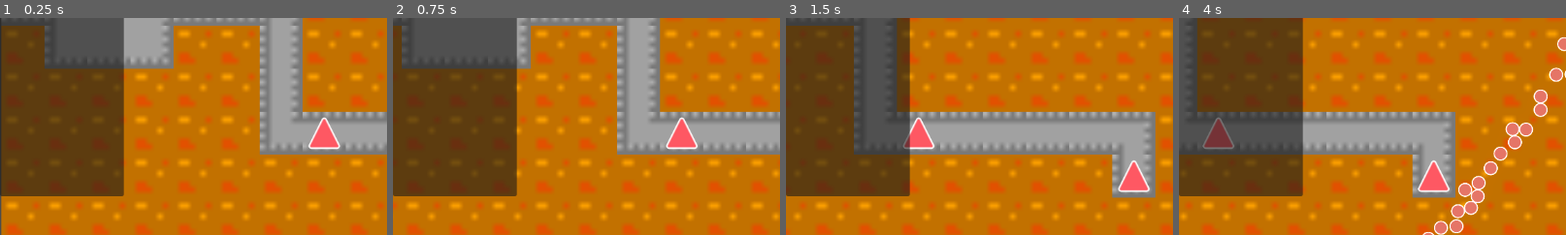
Above: before the commit, frames 1-4 (left to right).
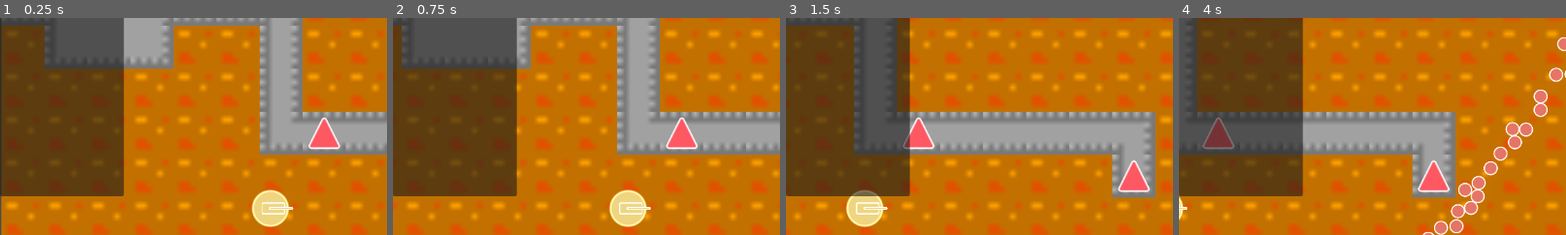
Above: after the commit, the same moments.

Repository: EEEEEEEEthan/BotDefence
Game: Godot game, scene res://Game.tscn
The game is run twice, just before and just after one commit, with the same random seed, the same clock (stepped at 60 frames per second) and the same inputs.
Inputs (mouse positions are % of the whole screen's width and height, from its top left):
- Up to frame 1 (0.25 s): no input
- Up to frame 2 (0.75 s): tap Enter at 0.5 s; move the mouse to (72, 45) at 0.52 s; hold D from 0.53 s (still down); hold Ctrl from 0.53 s (still down); click (72, 45) at 0.67 s
- Up to frame 3 (1.5 s): release D at 1.25 s; release Ctrl at 1.25 s; drag from (30, 55) to (45, 70) at 1.27 s
- Up to frame 4 (4 s): move the mouse to (60, 28) at 2.02 s; hold D 2.03-2.75 s; hold Ctrl 2.03-2.75 s; drag from (45, 70) to (20, 35) at 2.77 s; move the mouse to (80, 65) at 3.52 s; hold A from 3.53 s (still down); hold Ctrl from 3.53 s (still down)
The pictures show only the part of the screen within x 0-50%, y 18-68%; the shares and areas given below are measured in that part.

The runs differ from the first frame. In frame 1, 1.3% of the frame differs, in the area x 64-76%, y 79-97%; in frame 2, 1.3%, in the area x 55-67%, y 79-97%; in frame 3, 1.3%; in frame 4, 0.1%.

Commit message:
新增防御塔索敌逻辑并在场景中实例化
- Tower.gd：每帧用 intersect_shape 在怪物层上找最近目标并打印
- Tower.tscn：挂载脚本并补充表现用子节点
- Game.tscn：加入测试用塔节点

Co-authored-by: Cursor Agent

Diff:
--- a/Game.tscn
+++ b/Game.tscn
@@ -8,6 +8,7 @@
 [ext_resource type="TileSet" uid="uid://ckxnmqnj5tdbk" path="res://TileSet.tres" id="5_r0x5m"]
 [ext_resource type="PackedScene" uid="uid://0u8vi8jcjmxw" path="res://Monsters/Monster.tscn" id="7_joorw"]
 [ext_resource type="PackedScene" uid="uid://diwpq1ndrbb23" path="res://Monsters/MonsterSpawnPoint.tscn" id="9_2vekm"]
+[ext_resource type="PackedScene" uid="uid://d2k8btq1ya4tl" path="res://Tower/Tower.tscn" id="10_tower"]
 
 [sub_resource type="GDScript" id="GDScript_joorw"]
 script/source = "extends Node
@@ -568,6 +569,9 @@
 
 [node name="Monsters" type="Node" parent="." unique_id=851966904]
 
+[node name="Tower" parent="." unique_id=476951935 instance=ExtResource("10_tower")]
+position = Vector2(400, 400)
+
 [node name="Bot" parent="." unique_id=11366525 instance=ExtResource("1_wbfu4")]
 position = Vector2(480, 288)
 bot_id = 1
--- /dev/null
+++ b/Tower/Tower.gd
@@ -0,0 +1,49 @@
+extends Node2D
+
+## 索敌半径（与 `intersect_shape` 的圆形查询一致）
+@export var detection_radius: float = 600.0
+## 单次查询最多返回的碰撞体数量，应不小于场上怪物数量
+@export var max_monster_query_results: int = 128
+
+## 怪物刚体在 `Monster.tscn` 中设为 collision_layer = 2
+const MONSTER_COLLISION_MASK: int = 2
+
+var _circle_shape: CircleShape2D
+var _shape_query: PhysicsShapeQueryParameters2D
+
+
+func _ready() -> void:
+	_circle_shape = CircleShape2D.new()
+	_shape_query = PhysicsShapeQueryParameters2D.new()
+	_shape_query.shape = _circle_shape
+	_shape_query.collision_mask = MONSTER_COLLISION_MASK
+	_shape_query.collide_with_areas = false
+	_shape_query.collide_with_bodies = true
+
+
+func _physics_process(_delta: float) -> void:
+	_circle_shape.radius = detection_radius
+	_shape_query.transform = global_transform
+
+	var direct_space_state: PhysicsDirectSpaceState2D = get_world_2d().direct_space_state
+	var intersection_results: Array = direct_space_state.intersect_shape(_shape_query, max_monster_query_results)
+
+	var tower_position: Vector2 = global_position
+	var closest_monster: CollisionObject2D = null
+	var closest_distance_squared: float = INF
+
+	for intersection_entry in intersection_results:
+		var collider: Variant = intersection_entry.get("collider", null)
+		if collider == null or not collider is CollisionObject2D:
+			continue
+		var collision_object: CollisionObject2D = collider
+		var distance_squared: float = tower_position.distance_squared_to(collision_object.global_position)
+		if distance_squared < closest_distance_squared:
+			closest_distance_squared = distance_squared
+			closest_monster = collision_object
+
+	if closest_monster == null:
+		print("[%s] 索敌范围内无怪物" % name)
+	else:
+		var distance: float = sqrt(closest_distance_squared)
+		print("[%s] 最近怪物: %s 距离: %.1f" % [name, closest_monster.name, distance])
--- a/Tower/Tower.tscn
+++ b/Tower/Tower.tscn
@@ -1,6 +1,35 @@
 [gd_scene format=3 uid="uid://d2k8btq1ya4tl"]
 
-[ext_resource type="Script" path="res://Tower/Tower.gd" id="1_tower_gd"]
+[ext_resource type="Script" uid="uid://gtfam8eiglwr" path="res://Tower/Tower.gd" id="1_tower_gd"]
+[ext_resource type="PackedScene" uid="uid://bo82gudpd2mwx" path="res://Geometry/Circle.tscn" id="2_q2uad"]
+[ext_resource type="PackedScene" uid="uid://lcdseu4ji0j5" path="res://Geometry/RoundedRect.tscn" id="3_pxrlm"]
 
 [node name="Tower" type="Node2D" unique_id=476951934]
 script = ExtResource("1_tower_gd")
+
+[node name="Sprite2D" parent="." unique_id=704267330 instance=ExtResource("2_q2uad")]
+instance_shader_parameters/fill_color = Color(0.942539, 0.83772254, 0.50662106, 1)
+instance_shader_parameters/outline_width = 0.019
+scale = Vector2(58, 58)
+fill_color = Color(0.942539, 0.83772254, 0.50662106, 1)
+outline_width = 0.019
+
+[node name="RoundedRect9Slice2" parent="." unique_id=2143062605 instance=ExtResource("3_pxrlm")]
+instance_shader_parameters/corner_radius = 2.5
+instance_shader_parameters/fill_color = Color(0.9411765, 0.8392157, 0.5058824, 1)
+instance_shader_parameters/rect_size = Vector2(35.25, 18.000002)
+position = Vector2(4.375, -5.066395e-07)
+scale = Vector2(35.25, 18.000002)
+rect_size = Vector2(35.25, 18.000002)
+corner_radius = 2.5
+fill_color = Color(0.9411765, 0.8392157, 0.5058824, 1)
+
+[node name="RoundedRect9Slice" parent="." unique_id=1282808662 instance=ExtResource("3_pxrlm")]
+instance_shader_parameters/corner_radius = 2.5
+instance_shader_parameters/fill_color = Color(0.9411765, 0.8392157, 0.5058824, 1)
+instance_shader_parameters/rect_size = Vector2(36.5, 5)
+position = Vector2(15.749998, -5.9604645e-08)
+scale = Vector2(36.5, 5)
+rect_size = Vector2(36.5, 5)
+corner_radius = 2.5
+fill_color = Color(0.9411765, 0.8392157, 0.5058824, 1)
Not shown, added: Tower/Tower.gd.uid
